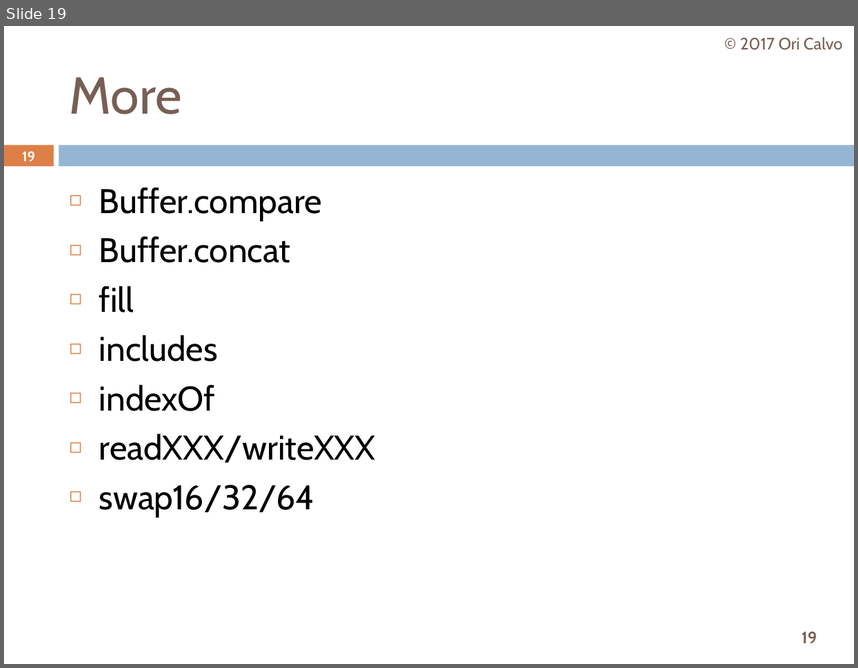
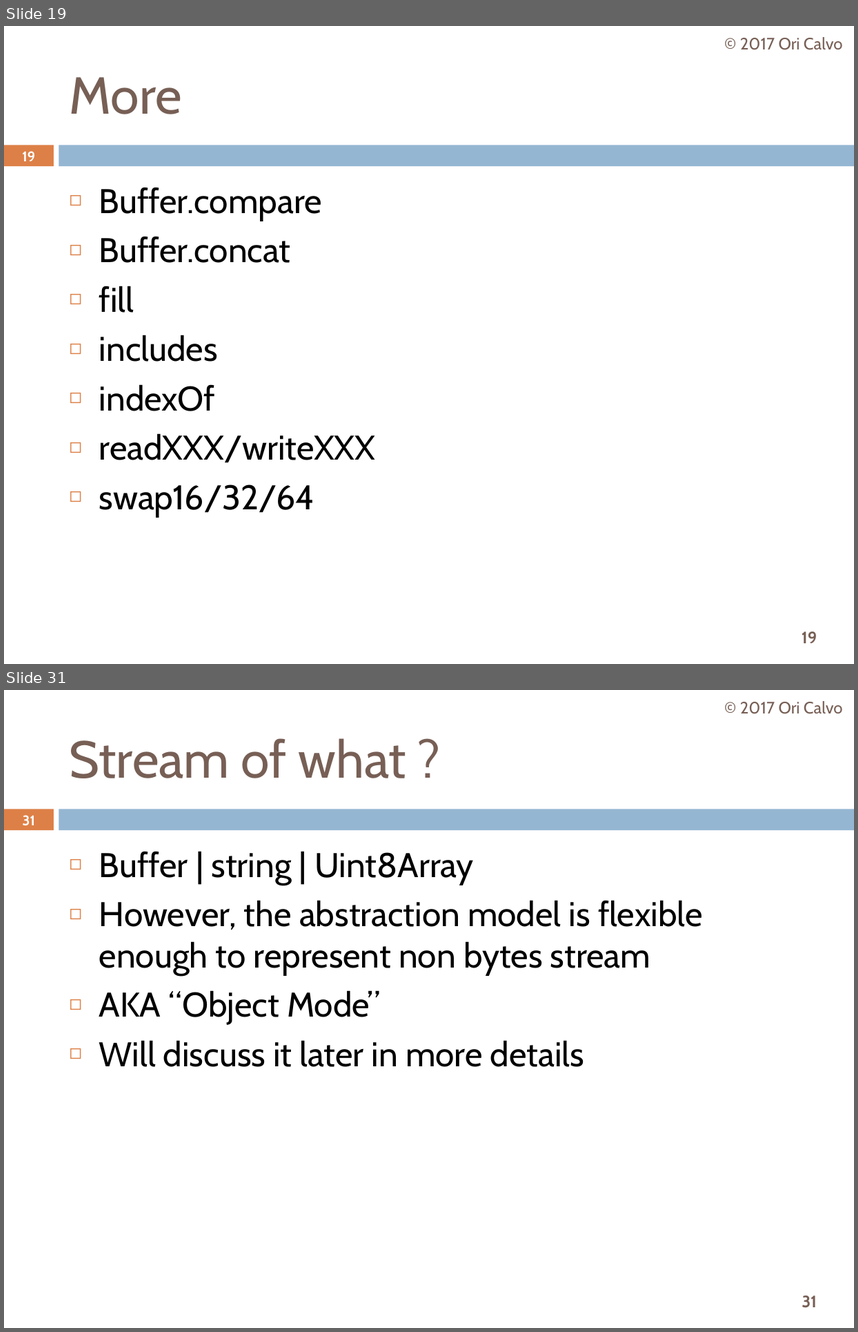
Before and after one commit to oricalvo/course-nodejs, a slide deck: PPTs/05 Core Modules.pptx. Shown one above the other, each under a label of ours: slide 19 before the commit, slides 19 and 31 after it; the slides between them are not shown. The pictures are 858x668 and 858x1332 pixels, drawn with LibreOffice and Linux fonts; fonts in the diff are those of the drawing. Boxes give left, top, right and bottom in pixels: in the first picture for what was removed or moved away, otherwise in the second. Text is boxed around its words. In the diff, an @@ line names an element or a change of style, - is before the commit and + after.

```diff
--- a/PPTs/05 Core Modules.pptx
+++ b/PPTs/05 Core Modules.pptx
@@ slide 31 added at [4, 690, 854, 1328], background #FFFFFF; not listed: 3 template elements that a slide beside it also shows @@
@@ text added at [740, 701, 843, 714], 14 pt, text #775F55 @@
+© 2017 Ori Calvo
@@ title added at [70, 738, 406, 778], 44 pt, text #775F55 @@
+Stream of what ?
@@ page number added at [23, 815, 35, 825], 11.9 pt, text #FFFFFF, bold @@
+31
@@ text added at [99, 851, 703, 1067], 29 pt, text #000000 @@
+◻ Buffer | string | Uint8Array
+◻ However, the abstraction model is flexible enough to represent non bytes stream
+◻ AKA “Object Mode”
+◻ Will discuss it later in more details
```
Also in this commit, not shown: 6 slides changed, 11 other slides added, 15 other files.
